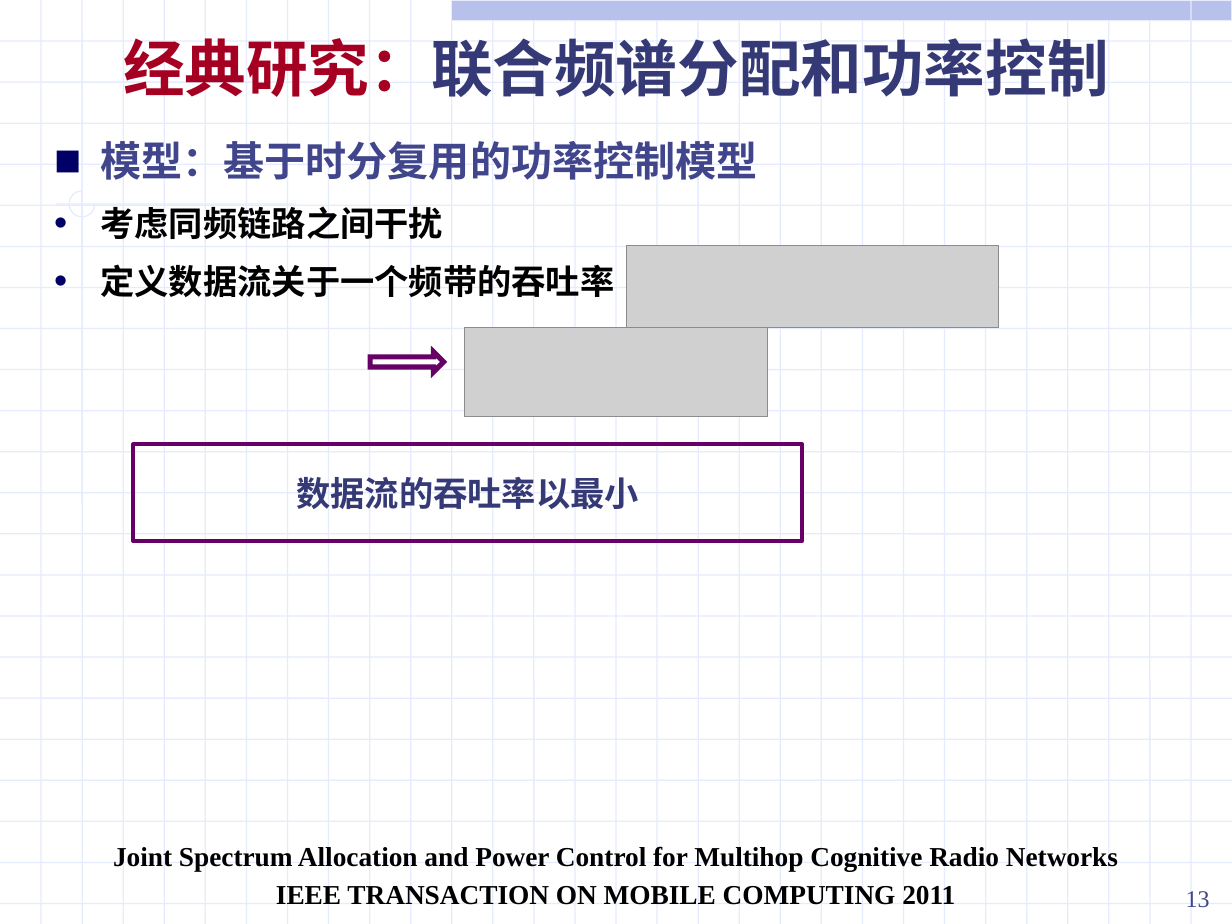
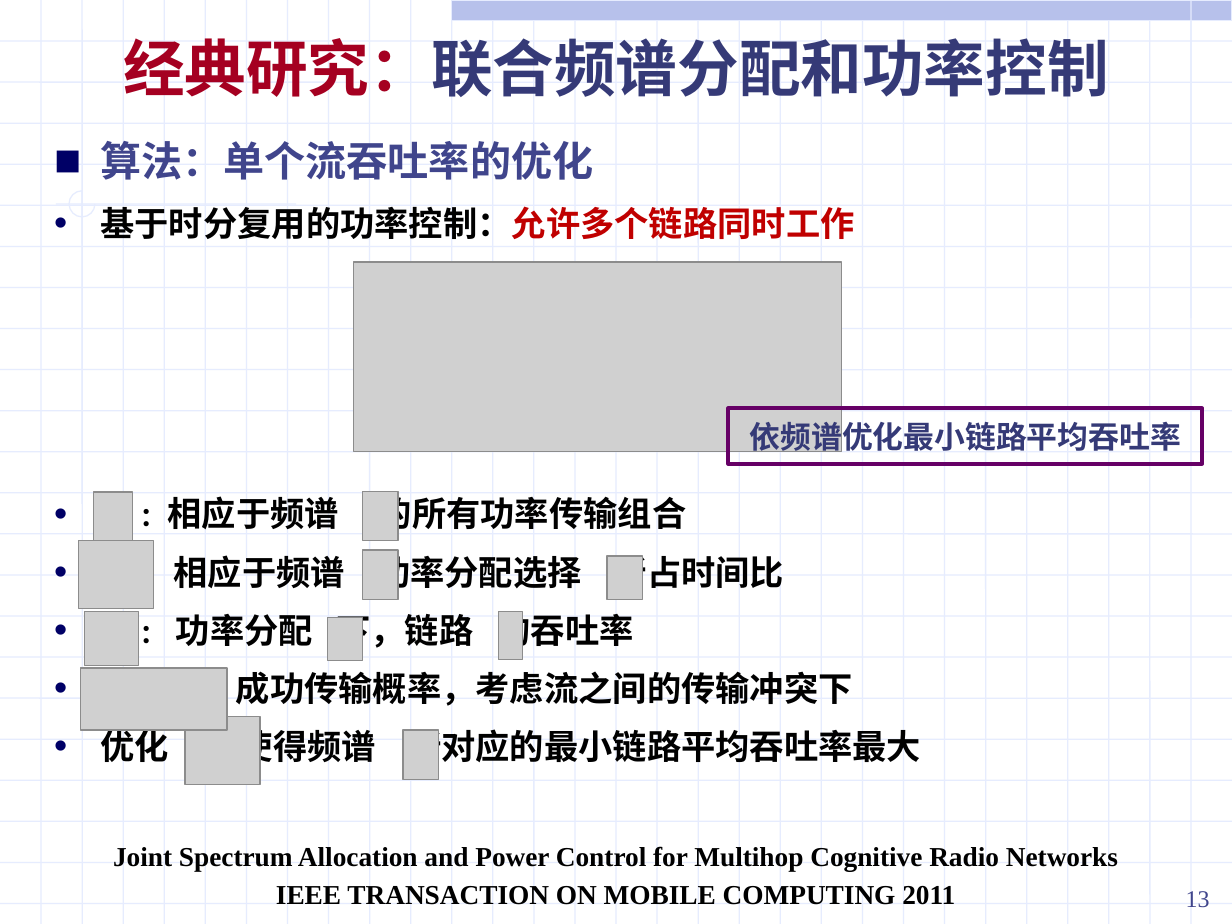
Before and after one commit to ssheroes/hello-world, a slide deck: slide 13 of 战术网频谱共享调研 (2).pptx. Drawn at 1232x924 pixels with LibreOffice and Linux fonts; fonts in the diff are those of the drawing; grey boxes stand for pictures. Boxes give left, top, right and bottom in pixels: in the first picture for what was removed or moved away, otherwise in the second. Text is boxed around its words. In the diff, an @@ line names an element or a change of style, - is before the commit and + after.

Commit message:
a little
a little

```diff
--- a/战术网频谱共享调研 (2).pptx
+++ b/战术网频谱共享调研 (2).pptx
@@ text at (100,141,921,769): text changed @@
-■ 模型：基于时分复用的功率控制模型
-• 考虑同频链路之间干扰
-• 定义数据流关于一个频带的吞吐率
+■ 算法：单个流吞吐率的优化
+• 基于时分复用的功率控制：允许多个链路同时工作
+• : 相应于频谱 的所有功率传输组合
+• ：相应于频谱 功率分配选择 所占时间比
+• : 功率分配 下，链路 的吞吐率
+• ：成功传输概率，考虑流之间的传输冲突下
+• 优化 使得频谱 所对应的最小链路平均吞吐率最大
@@ picture added at (354,262,841,452) @@
@@ picture removed at (627,245,999,328) @@
@@ picture removed at (464,328,768,416) @@
@@ right arrow removed at (370,352,444,372) @@
@@ rectangle added at (728,408,1202,463), outline #660066 2.25 pt, 18 pt, text #353A77, bold @@
+依频谱优化最小链路平均吞吐率
@@ rectangle removed at (133,445,802,542) @@
-数据流的吞吐率以最小
@@ picture added at (94,492,133,546) @@
@@ picture added at (362,492,398,541) @@
@@ picture added at (79,541,154,609) @@
@@ picture added at (362,549,398,599) @@
@@ picture added at (607,556,643,599) @@
@@ picture added at (85,611,139,665) @@
@@ picture added at (328,617,363,660) @@
@@ picture added at (498,611,522,659) @@
@@ picture added at (80,668,227,729) @@
@@ picture added at (185,717,260,785) @@
@@ picture added at (403,731,439,780) @@
```
Also in this commit, not shown: 2 other slides changed, 7 slides added, 8 slides removed.
